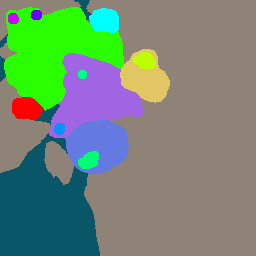
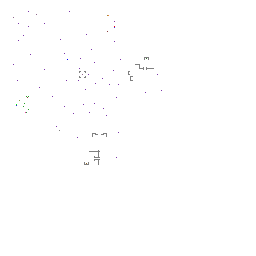
Comparing the layer stacks of the two 256x256 images. Changes:
hid "subzones" over [8,10,156,169]
hid "zones" over [4,7,170,174]
painted on "stuff" over [23,96,29,110]
hid "Background" over [0,0,256,256]
